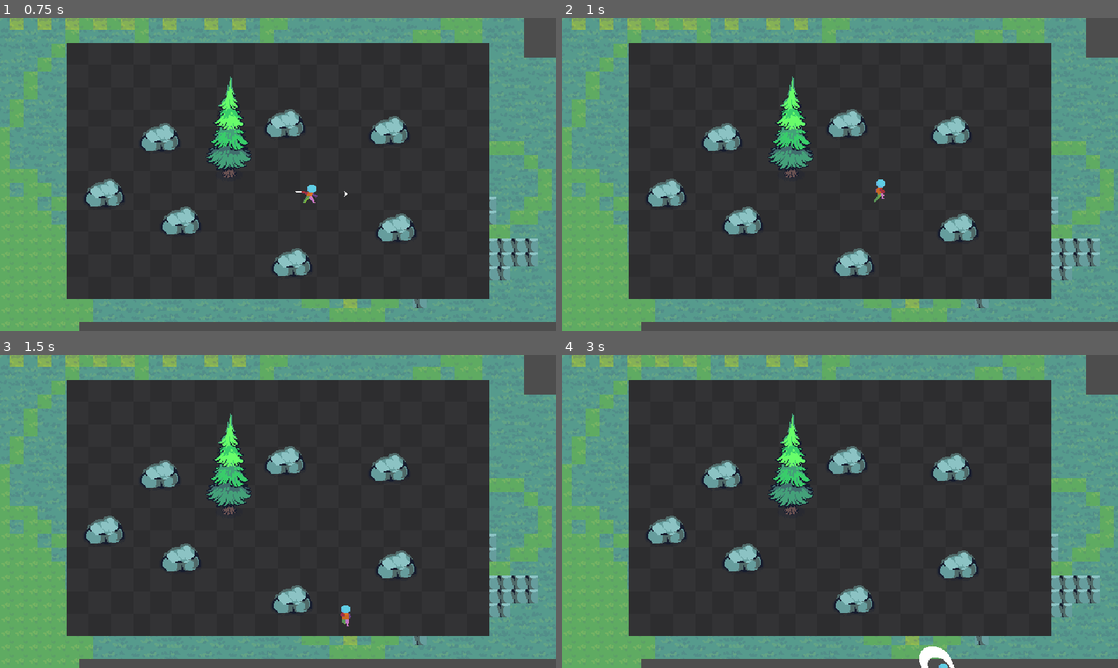
Above: before the commit, frames 1-4 (two rows, left to right).
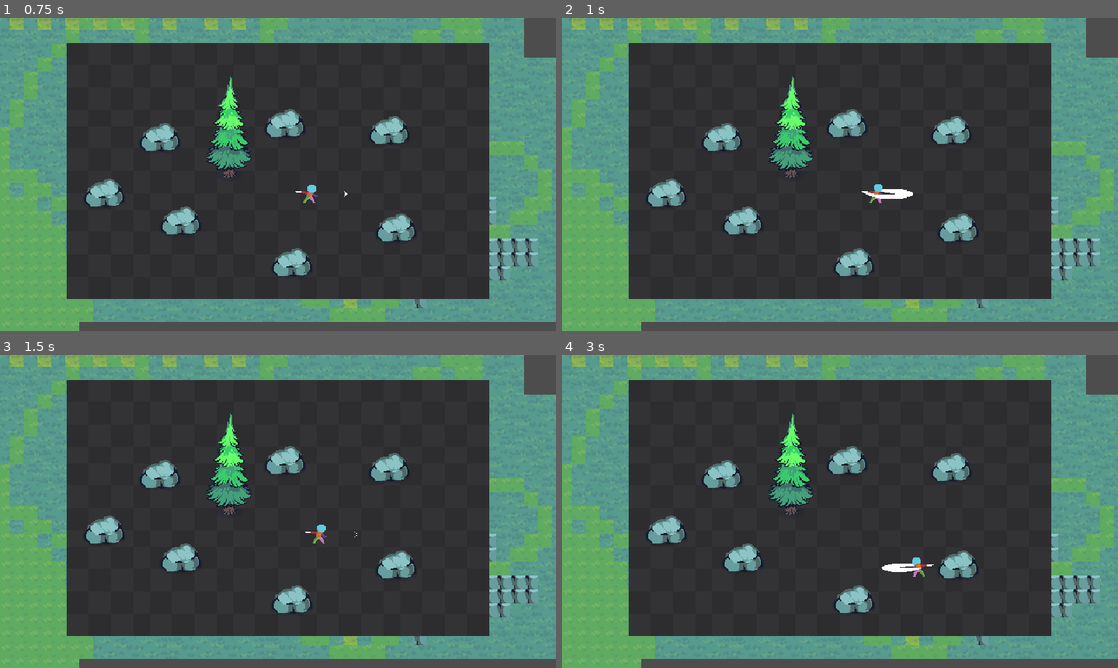
Above: after the commit, the same moments.

Repository: Hummerman1497/project-survival-craft
Game: Godot game, scene res://playground.tscn
Two runs of this game, one before a commit and one after it. Both use one fixed random seed, a clock stepped at 60 frames per second and the inputs below.
Inputs (mouse positions are in pixels of both pictures, inside the frame that each line leads up to):
- Up to frame 1 (0.75 s): tap Enter at 0.5 s; move the mouse to (400, 158) at 0.52 s; press the mouse at (400, 158) at 0.53 s; hold D (right) from 0.53 s (still down)
- Up to frame 2 (1 s): keep holding D (right); tap Space (dodge) at 0.8 s
- Up to frame 3 (1.5 s): move the mouse to (166, 527) at 1.27 s; release D (right) at 1.28 s; release the mouse at (166, 527) at 1.28 s; hold S (down) from 1.28 s (still down); tap Space (dodge) at 1.35 s
- Up to frame 4 (3 s): tap Shift (run) at 1.55 s; move the mouse to (895, 442) at 2.02 s; release S (down) at 2.03 s; hold D (right) 2.03-2.78 s; hold Shift (run) 2.03-2.78 s; click (895, 442) at 2.3 s; move the mouse to (812, 574) at 2.77 s; hold W (up) from 2.78 s (still down); click (812, 574) at 2.85 s

Frame 1 is identical in both runs. In frame 2, 0.3% of the frame differs, in the area x 53-64%, y 51-60%; in frame 3, 0.2%; in frame 4, 0.5%, in the area x 57-71%, y 64-100%.

Commit message:
attack auf loop mööglichkeit umgestellt

Diff:
--- a/Player/Scripts/player.gd
+++ b/Player/Scripts/player.gd
@@ -58,7 +58,11 @@
 
 
 func UpdateAnimation(state:String ) -> void:
-	animation_player.play( state + "_" + AnimDirection() )
+	var anim_name : String = state + "_" + AnimDirection()
+	if animation_player.current_animation == anim_name:
+		animation_player.stop()
+
+	animation_player.play( anim_name )
 	pass
 
 func AnimDirection() -> String:
--- a/Player/Scripts/state_attack.gd
+++ b/Player/Scripts/state_attack.gd
@@ -9,39 +9,50 @@
 @onready var run: State= $"../Run"
 @onready var anim_sprite: AnimatedSprite2D = $"../../AnimatedSprite2D"
 @onready var hurt_box: HurtBox = $"../../Interactions/HurtBox"
+@onready var attack: State = $"."
 
 
 
 ## What happens when the Player enters this State?
 func Enter() -> void:
-	player.getSnappedDirectionToMouse()
-	player.UpdateAnimation("attack")
-	anim_sprite.speed_scale = 3
 	anim_sprite.animation_finished.connect(EndAttack)
-
-
-	attacking = true
-	await get_tree().create_timer(0.075).timeout
-	hurt_box.monitoring = true
-
+	StartAttack()
 
 
 ## What happens when the Player exits this State?
 func Exit() -> void:
+	attacking = false
 	anim_sprite.speed_scale = 1.0
 	hurt_box.monitoring = false
 	if anim_sprite.animation_finished.is_connected(EndAttack):
 		anim_sprite.animation_finished.disconnect(EndAttack)
 
 
+## Startet (oder wiederholt) den eigentlichen Angriff
+func StartAttack() -> void:
+	player.getSnappedDirectionToMouse()
+
+	# Sicherheitsnetz: falls der Sprite direkt (statt nur via AnimationPlayer)
+	# beteiligt ist, hier ebenfalls hart auf Frame 0 zurücksetzen.
+	anim_sprite.stop()
+	anim_sprite.frame = 0
+
+	player.UpdateAnimation("attack")
+	anim_sprite.speed_scale = 3
+	hurt_box.monitoring = false
+
+	attacking = true
+	await get_tree().create_timer(0.075).timeout
+
+	# Falls der State inzwischen verlassen wurde (z.B. durch Hit/Dodge), nicht mehr aktivieren
+	if attacking:
+		hurt_box.monitoring = true
 
 
 ## What happens during the _process update in this State ?
 func Process(_delta : float) -> State:
 	player.velocity = player.direction * attack_walk_speed
 
-	#if player.SetDirection():
-		#player.UpdateAnimation("attack")
 
 	if attacking == false:
 		if player.direction == Vector2.ZERO:
@@ -63,3 +74,7 @@
 
 func EndAttack() -> void:
 	attacking = false
+
+	# Maustaste immer noch gehalten? -> direkt nächsten Angriff starten (Loop)
+	if Input.is_action_pressed("attack"):
+		StartAttack()
